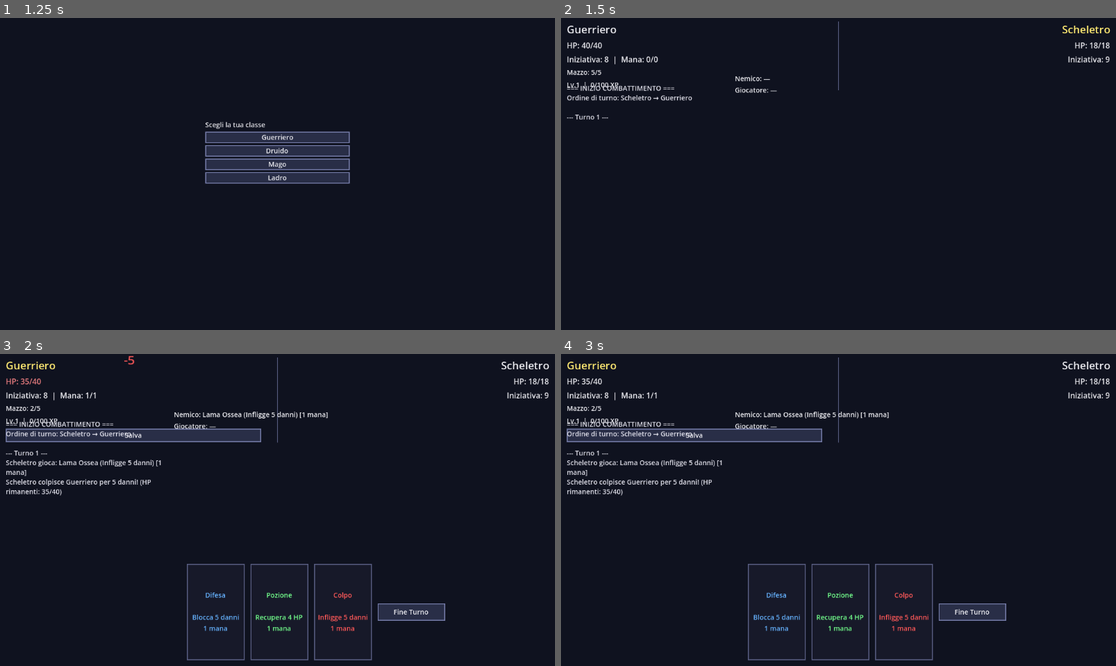
Above: before the commit, frames 1-4 (two rows, left to right).
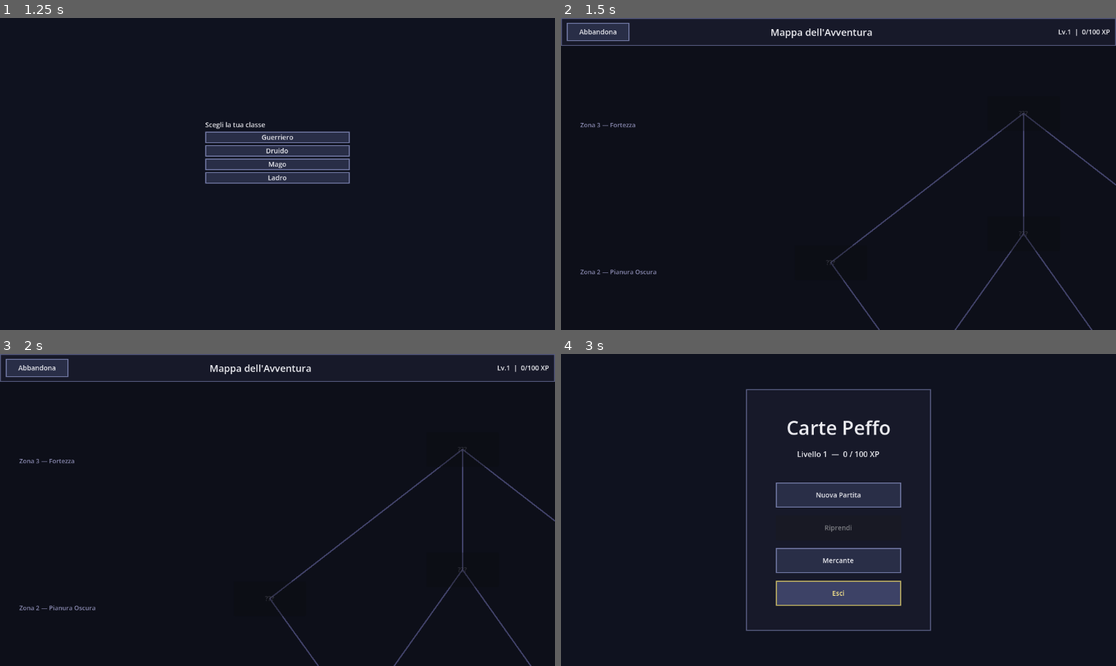
Above: after the commit, the same moments.

Repository: Dreeko1/Card-Game-GD
Game: Godot game, scene res://scenes/main_menu.tscn
Two runs of this game, one before a commit and one after it. Both use one fixed random seed, a clock stepped at 60 frames per second and the inputs below.
Inputs (mouse positions are in pixels of both pictures, inside the frame that each line leads up to):
- Up to frame 1 (1.25 s): click "Nuova Partita" at 0.5 s
- Up to frame 2 (1.5 s): click "Guerriero" at 1.25 s
- Up to frame 3 (2 s): no input
- Up to frame 4 (3 s): click (694, 435) at 2 s, where only the run before the commit has a clickable "Salva"; click (599, 366) at 2.75 s, where only the run after the commit has a clickable "Abbandona"

Frame 1 is identical in both runs. In frame 2, 3.6% of the frame differs, in the area x 0-100%, y 0-100%; in frame 3, 8.3%; in frame 4, 12%, in the area x 1-99%, y 1-99%.

Commit message:
Punto 11: mappa dell'avventura a nodi
- MapNodeData: classe dati nodo (zona, nemico, stato: bloccato/disponibile/completato, connessioni)
- MapManager autoload: genera mappa fissa 6 nodi (2 zona1 + 3 zona2 + 1 boss zona3), salva/carica stato
- world_map.tscn/gd: UI con nodi clickabili in layout isometrico, linee di connessione Line2D,
  etichette di zona, HUD con XP/livello; overlay finale quando la mappa è completata
- Flusso completo: Nuova Partita → selezione classe → mappa → nodo → combattimento → reward → mappa
- Riprendi: se has_map() va alla mappa, se has_run() riprende il combattimento
- Sconfitta: map_mode=false, clear_map, torna al menu
- game_manager: map_mode, pending_combat, map_enemy_type, map_current_node_id (salvati nel run save)
- save_manager: save/load/clear mappa, has_map()
- reward_screen: dopo scelta ricompensa torna alla mappa se map_mode

https://claude.ai/code/session_019P7p6ZaqQwo2DPN3Au32aR

Diff:
--- a/project.godot
+++ b/project.godot
@@ -20,6 +20,7 @@
 GameManager="*res://scripts/game_manager.gd"
 SaveManager="*res://scripts/save_manager.gd"
 RewardManager="*res://scripts/reward_manager.gd"
+MapManager="*res://scripts/map_manager.gd"
 
 [gui]
 
--- /dev/null
+++ b/scenes/world_map.tscn
@@ -0,0 +1,66 @@
+[gd_scene load_steps=2 format=3]
+
+[ext_resource type="Script" path="res://scripts/world_map.gd" id="1_wmap"]
+
+[node name="WorldMap" type="Control"]
+layout_mode = 3
+anchors_preset = 15
+anchor_right = 1.0
+anchor_bottom = 1.0
+grow_horizontal = 2
+grow_vertical = 2
+script = ExtResource("1_wmap")
+
+[node name="Background" type="ColorRect" parent="."]
+layout_mode = 1
+anchors_preset = 15
+anchor_right = 1.0
+anchor_bottom = 1.0
+grow_horizontal = 2
+grow_vertical = 2
+color = Color(0.05, 0.06, 0.1, 1)
+
+[node name="HUD" type="Panel" parent="."]
+layout_mode = 1
+anchor_right = 1.0
+offset_bottom = 58.0
+grow_horizontal = 2
+
+[node name="HBox" type="HBoxContainer" parent="HUD"]
+layout_mode = 1
+anchors_preset = 15
+anchor_right = 1.0
+anchor_bottom = 1.0
+grow_horizontal = 2
+grow_vertical = 2
+offset_left = 12.0
+offset_right = -12.0
+theme_override_constants/separation = 12
+
+[node name="AbandonBtn" type="Button" parent="HUD/HBox"]
+layout_mode = 2
+custom_minimum_size = Vector2(130, 38)
+size_flags_vertical = 4
+text = "Abbandona"
+
+[node name="TitleLabel" type="Label" parent="HUD/HBox"]
+layout_mode = 2
+size_flags_horizontal = 3
+text = "Mappa dell'Avventura"
+horizontal_alignment = 1
+vertical_alignment = 1
+theme_override_font_sizes/font_size = 20
+
+[node name="PlayerInfoLabel" type="Label" parent="HUD/HBox"]
+layout_mode = 2
+custom_minimum_size = Vector2(200, 0)
+horizontal_alignment = 2
+vertical_alignment = 1
+
+[node name="MapContainer" type="Control" parent="."]
+layout_mode = 1
+anchor_right = 1.0
+anchor_bottom = 1.0
+offset_top = 58.0
+grow_horizontal = 2
+grow_vertical = 2
--- a/scripts/game_manager.gd
+++ b/scripts/game_manager.gd
@@ -38,6 +38,10 @@
 var player_level: int = 1
 var player_xp: int = 0
 var pending_resume: bool = false
+var map_mode: bool = false
+var pending_combat: bool = false
+var map_enemy_type: EnemyData.Type = EnemyData.Type.GOBLIN
+var map_current_node_id: int = -1
 
 
 func _ready() -> void:
@@ -296,6 +300,8 @@
 			"enemy_type": int(enemy_type),
 			"enemy_hp": enemy.health,
 			"turn": current_turn,
+			"map_mode": map_mode,
+			"map_current_node_id": map_current_node_id,
 		})
 
 
@@ -305,6 +311,8 @@
 		return
 	player_class = data.get("player_class", CharacterClass.Type.GUERRIERO)
 	enemy_type = data.get("enemy_type", EnemyData.Type.GOBLIN)
+	map_mode = data.get("map_mode", false)
+	map_current_node_id = data.get("map_current_node_id", -1)
 	player = CharacterClass.build_combatant(player_class)
 	_apply_meta_to_player(false)
 	player.health = data.get("player_hp", player.max_health)
--- a/scripts/main.gd
+++ b/scripts/main.gd
@@ -64,8 +64,17 @@
 	player_stats_panel.add_child(player_xp_label)
 	_create_save_button()
 
-	if GameManager.pending_resume:
+	if GameManager.map_mode and GameManager.pending_combat:
+		GameManager.pending_combat = false
+		class_selection.visible = false
+		game_ui.visible = true
+		_clear_player_hand()
+		_reset_visual_state()
+		GameManager.new_game(GameManager.player_class, GameManager.map_enemy_type)
+	elif GameManager.pending_resume:
 		GameManager.pending_resume = false
+		if SaveManager.has_map():
+			MapManager.load_map()
 		class_selection.visible = false
 		game_ui.visible = true
 		GameManager.load_game()
@@ -104,10 +113,18 @@
 	if _last_xp_gain > 0:
 		get_tree().change_scene_to_file("res://scenes/reward_screen.tscn")
 	else:
+		if GameManager.map_mode:
+			GameManager.map_mode = false
+			SaveManager.clear_map()
 		get_tree().change_scene_to_file("res://scenes/main_menu.tscn")
 
 
 func _select_class(type: CharacterClass.Type) -> void:
+	if GameManager.map_mode:
+		GameManager.player_class = type
+		MapManager.generate_new_map()
+		get_tree().change_scene_to_file("res://scenes/world_map.tscn")
+		return
 	class_selection.visible = false
 	game_ui.visible = true
 	var random_enemy: EnemyData.Type = EnemyData.Type.values().pick_random()
--- a/scripts/main_menu.gd
+++ b/scripts/main_menu.gd
@@ -11,7 +11,7 @@
 	btn_resume.pressed.connect(_on_resume)
 	$CenterContainer/PanelContainer/MarginContainer/VBoxContainer/BtnMerchant.pressed.connect(_on_merchant)
 	$CenterContainer/PanelContainer/MarginContainer/VBoxContainer/BtnQuit.pressed.connect(_on_quit)
-	btn_resume.disabled = not SaveManager.has_run()
+	btn_resume.disabled = not (SaveManager.has_run() or SaveManager.has_map())
 
 
 func _update_level_display(level: int, xp: int) -> void:
@@ -24,13 +24,22 @@
 
 func _on_new_game() -> void:
 	SaveManager.clear_run()
+	SaveManager.clear_map()
 	GameManager.pending_resume = false
+	GameManager.map_mode = true
 	get_tree().change_scene_to_file("res://scenes/main.tscn")
 
 
 func _on_resume() -> void:
-	GameManager.pending_resume = true
-	get_tree().change_scene_to_file("res://scenes/main.tscn")
+	if SaveManager.has_run():
+		# Riprende il combattimento (eventualmente dentro una run da mappa)
+		GameManager.pending_resume = true
+		get_tree().change_scene_to_file("res://scenes/main.tscn")
+	elif SaveManager.has_map():
+		# Riprende dalla mappa (nessun combattimento in corso)
+		GameManager.map_mode = true
+		MapManager.load_map()
+		get_tree().change_scene_to_file("res://scenes/world_map.tscn")
 
 
 func _on_merchant() -> void:
--- /dev/null
+++ b/scripts/map_manager.gd
@@ -0,0 +1,108 @@
+extends Node
+
+# Layout fisso: 6 nodi su 3 zone di difficoltà crescente.
+# Zone 1 (2 nodi) → Zone 2 (3 nodi) → Zone 3 boss (1 nodo)
+#
+# Connessioni:
+#   0 → [2, 3]
+#   1 → [3, 4]
+#   2 → [5]
+#   3 → [5]
+#   4 → [5]
+
+var nodes: Array[MapNodeData] = []
+var map_cleared: bool = false
+
+
+func generate_new_map() -> void:
+	nodes.clear()
+	map_cleared = false
+
+	var t1: Array[EnemyData.Type] = EnemyData.enemies_by_difficulty(1)
+	var t2: Array[EnemyData.Type] = EnemyData.enemies_by_difficulty(2)
+	var t3: Array[EnemyData.Type] = EnemyData.enemies_by_difficulty(3)
+	t1.shuffle()
+	t2.shuffle()
+	t3.shuffle()
+
+	_make(0, 1, 0, t1[0])
+	_make(1, 1, 1, t1[1 % t1.size()])
+	_make(2, 2, 0, t2[0])
+	_make(3, 2, 1, t2[1 % t2.size()])
+	_make(4, 2, 2, t2[2 % t2.size()])
+	_make(5, 3, 0, t3.pick_random())
+
+	nodes[0].connections = [2, 3]
+	nodes[1].connections = [3, 4]
+	nodes[2].connections = [5]
+	nodes[3].connections = [5]
+	nodes[4].connections = [5]
+	nodes[5].connections = []
+
+	nodes[0].state = MapNodeData.State.AVAILABLE
+	nodes[1].state = MapNodeData.State.AVAILABLE
+
+	_save()
+
+
+func complete_node(node_id: int) -> void:
+	var n := get_node_by_id(node_id)
+	if n == null:
+		return
+	n.state = MapNodeData.State.COMPLETED
+	for conn_id in n.connections:
+		var conn := get_node_by_id(conn_id)
+		if conn != null and conn.state == MapNodeData.State.LOCKED:
+			conn.state = MapNodeData.State.AVAILABLE
+	if node_id == 5:
+		map_cleared = true
+	_save()
+
+
+func load_map() -> bool:
+	var data := SaveManager.load_map_data()
+	if data.is_empty():
+		return false
+	nodes.clear()
+	map_cleared = data.get("cleared", false)
+	for nd: Dictionary in data.get("nodes", []):
+		var n := MapNodeData.new()
+		n.id = nd["id"]
+		n.zone = nd["zone"]
+		n.col = nd["col"]
+		n.enemy_type = nd["enemy_type"] as EnemyData.Type
+		n.state = nd["state"] as MapNodeData.State
+		n.connections.assign(nd["connections"])
+		nodes.append(n)
+	return true
+
+
+func get_node_by_id(id: int) -> MapNodeData:
+	for n in nodes:
+		if n.id == id:
+			return n
+	return null
+
+
+func _make(id: int, zone: int, col: int, enemy: EnemyData.Type) -> void:
+	var n := MapNodeData.new()
+	n.id = id
+	n.zone = zone
+	n.col = col
+	n.enemy_type = enemy
+	n.state = MapNodeData.State.LOCKED
+	nodes.append(n)
+
+
+func _save() -> void:
+	var node_data: Array = []
+	for n in nodes:
+		node_data.append({
+			"id": n.id,
+			"zone": n.zone,
+			"col": n.col,
+			"enemy_type": int(n.enemy_type),
+			"state": int(n.state),
+			"connections": Array(n.connections),
+		})
+	SaveManager.save_map_data(node_data, map_cleared)
--- /dev/null
+++ b/scripts/map_node_data.gd
@@ -0,0 +1,11 @@
+class_name MapNodeData
+extends RefCounted
+
+enum State { LOCKED, AVAILABLE, COMPLETED }
+
+var id: int = 0
+var zone: int = 1
+var col: int = 0
+var enemy_type: EnemyData.Type = EnemyData.Type.GOBLIN
+var state: State = State.LOCKED
+var connections: Array[int] = []
--- a/scripts/reward_screen.gd
+++ b/scripts/reward_screen.gd
@@ -20,4 +20,8 @@
 
 func _on_reward_chosen(option: Dictionary) -> void:
 	RewardManager.apply_reward(option)
-	get_tree().change_scene_to_file("res://scenes/main_menu.tscn")
+	if GameManager.map_mode and GameManager.map_current_node_id >= 0:
+		MapManager.complete_node(GameManager.map_current_node_id)
+		get_tree().change_scene_to_file("res://scenes/world_map.tscn")
+	else:
+		get_tree().change_scene_to_file("res://scenes/main_menu.tscn")
--- a/scripts/save_manager.gd
+++ b/scripts/save_manager.gd
@@ -90,3 +90,40 @@
 	if cfg.load(SAVE_PATH) != OK:
 		return []
 	return cfg.get_value("cards", "unlocked", [])
+
+
+func save_map_data(node_data: Array, cleared: bool) -> void:
+	var cfg := ConfigFile.new()
+	cfg.load(SAVE_PATH)
+	cfg.set_value("map", "exists", true)
+	cfg.set_value("map", "cleared", cleared)
+	cfg.set_value("map", "nodes", node_data)
+	cfg.save(SAVE_PATH)
+
+
+func load_map_data() -> Dictionary:
+	var cfg := ConfigFile.new()
+	if cfg.load(SAVE_PATH) != OK:
+		return {}
+	if not cfg.get_value("map", "exists", false):
+		return {}
+	return {
+		"nodes": cfg.get_value("map", "nodes", []),
+		"cleared": cfg.get_value("map", "cleared", false),
+	}
+
+
+func has_map() -> bool:
+	var cfg := ConfigFile.new()
+	if cfg.load(SAVE_PATH) != OK:
+		return false
+	return cfg.get_value("map", "exists", false) and \
+		not cfg.get_value("map", "cleared", false)
+
+
+func clear_map() -> void:
+	var cfg := ConfigFile.new()
+	cfg.load(SAVE_PATH)
+	if cfg.has_section("map"):
+		cfg.erase_section("map")
+	cfg.save(SAVE_PATH)
--- /dev/null
+++ b/scripts/world_map.gd
@@ -0,0 +1,168 @@
+extends Control
+
+# Posizioni centrali di ogni nodo sulla MapContainer (1920×1020 usabile sotto l'HUD).
+# Layout isometrico: zone basse = facili, zone alte = difficili.
+const NODE_POSITIONS := [
+	[],                                                                   # zone 0 inutilizzata
+	[Vector2(740, 700), Vector2(1180, 700)],                             # zone 1
+	[Vector2(560, 450), Vector2(960, 390), Vector2(1360, 450)],         # zone 2
+	[Vector2(960, 140)],                                                  # zone 3 (boss)
+]
+
+const NODE_SIZE := Vector2(150, 72)
+
+const ZONE_LABELS := [
+	"", "Zona 1 — Bosco", "Zona 2 — Pianura Oscura", "Zona 3 — Fortezza"
+]
+
+var _node_buttons: Dictionary = {}
+
+@onready var map_container: Control = $MapContainer
+@onready var player_info_label: Label = $HUD/HBox/PlayerInfoLabel
+@onready var abandon_btn: Button = $HUD/HBox/AbandonBtn
+
+
+func _ready() -> void:
+	abandon_btn.pressed.connect(_on_abandon)
+	_update_hud()
+	_add_zone_labels()
+	_draw_connections()
+	_create_node_buttons()
+	_refresh_nodes()
+	if MapManager.map_cleared:
+		_show_cleared_overlay()
+
+
+func _update_hud() -> void:
+	var xp_in_lv := GameManager.player_xp - (GameManager.player_level - 1) * 100
+	player_info_label.text = "Lv.%d  |  %d/100 XP" % [GameManager.player_level, xp_in_lv]
+
+
+func _add_zone_labels() -> void:
+	var y_offsets := [710.0, 460.0, 155.0]
+	for i in 3:
+		var lbl := Label.new()
+		lbl.text = ZONE_LABELS[i + 1]
+		lbl.position = Vector2(40.0, y_offsets[i])
+		lbl.add_theme_font_size_override("font_size", 13)
+		lbl.modulate = Color(0.6, 0.6, 0.75)
+		map_container.add_child(lbl)
+
+
+func _draw_connections() -> void:
+	for node: MapNodeData in MapManager.nodes:
+		var from := _center_of(node)
+		for conn_id: int in node.connections:
+			var to_node := MapManager.get_node_by_id(conn_id)
+			if to_node == null:
+				continue
+			var line := Line2D.new()
+			line.add_point(from)
+			line.add_point(_center_of(to_node))
+			line.width = 3.0
+			line.default_color = Color(0.35, 0.35, 0.55, 0.7)
+			map_container.add_child(line)
+
+
+func _create_node_buttons() -> void:
+	for node: MapNodeData in MapManager.nodes:
+		var btn := Button.new()
+		btn.custom_minimum_size = NODE_SIZE
+		btn.position = _center_of(node) - NODE_SIZE / 2.0
+		btn.autowrap_mode = TextServer.AUTOWRAP_WORD
+		map_container.add_child(btn)
+		_node_buttons[node.id] = btn
+		var nid := node.id
+		btn.pressed.connect(_on_node_pressed.bind(nid))
+
+
+func _refresh_nodes() -> void:
+	for id: int in _node_buttons:
+		var node := MapManager.get_node_by_id(id)
+		var btn: Button = _node_buttons[id]
+		match node.state:
+			MapNodeData.State.LOCKED:
+				btn.disabled = true
+				btn.modulate = Color(0.4, 0.4, 0.45)
+				btn.text = "???"
+			MapNodeData.State.AVAILABLE:
+				btn.disabled = false
+				btn.modulate = Color(1.0, 1.0, 1.0)
+				btn.text = _node_label(node)
+			MapNodeData.State.COMPLETED:
+				btn.disabled = true
+				btn.modulate = Color(0.3, 0.78, 0.3)
+				btn.text = "✓ " + EnemyData.DATA[node.enemy_type]["name"]
+
+
+func _center_of(node: MapNodeData) -> Vector2:
+	return NODE_POSITIONS[node.zone][node.col]
+
+
+func _node_label(node: MapNodeData) -> String:
+	var d: Dictionary = EnemyData.DATA[node.enemy_type]
+	var diff: int = d["difficulty"]
+	return "%s\n%s%s" % [d["name"], "★".repeat(diff), "☆".repeat(3 - diff)]
+
+
+func _on_node_pressed(node_id: int) -> void:
+	var node := MapManager.get_node_by_id(node_id)
+	GameManager.map_enemy_type = node.enemy_type
+	GameManager.map_current_node_id = node_id
+	GameManager.pending_combat = true
+	get_tree().change_scene_to_file("res://scenes/main.tscn")
+
+
+func _on_abandon() -> void:
+	GameManager.map_mode = false
+	SaveManager.clear_map()
+	get_tree().change_scene_to_file("res://scenes/main_menu.tscn")
+
+
+func _show_cleared_overlay() -> void:
+	var overlay := ColorRect.new()
+	overlay.color = Color(0.0, 0.0, 0.0, 0.78)
+	overlay.set_anchors_preset(Control.PRESET_FULL_RECT)
+	add_child(overlay)
+
+	var panel := PanelContainer.new()
+	panel.set_anchors_preset(Control.PRESET_CENTER)
+	panel.offset_left = -220.0
+	panel.offset_top = -160.0
+	panel.offset_right = 220.0
+	panel.offset_bottom = 160.0
+	add_child(panel)
+
+	var margin := MarginContainer.new()
+	margin.add_theme_constant_override("margin_left", 32)
+	margin.add_theme_constant_override("margin_right", 32)
+	margin.add_theme_constant_override("margin_top", 28)
+	margin.add_theme_constant_override("margin_bottom", 28)
+	panel.add_child(margin)
+
+	var vbox := VBoxContainer.new()
+	vbox.add_theme_constant_override("separation", 18)
+	vbox.alignment = BoxContainer.ALIGNMENT_CENTER
+	margin.add_child(vbox)
+
+	var title := Label.new()
+	title.text = "Avventura completata!"
+	title.horizontal_alignment = HORIZONTAL_ALIGNMENT_CENTER
+	title.add_theme_font_size_override("font_size", 34)
+	vbox.add_child(title)
+
+	var sub := Label.new()
+	sub.text = "Hai sconfitto tutti i nemici della mappa.\nInizia una nuova avventura dal menu principale."
+	sub.horizontal_alignment = HORIZONTAL_ALIGNMENT_CENTER
+	vbox.add_child(sub)
+
+	var btn := Button.new()
+	btn.text = "Menu Principale"
+	btn.custom_minimum_size = Vector2(220, 50)
+	btn.size_flags_horizontal = Control.SIZE_SHRINK_CENTER
+	vbox.add_child(btn)
+	btn.pressed.connect(func() -> void:
+		GameManager.map_mode = false
+		SaveManager.clear_map()
+		get_tree().change_scene_to_file("res://scenes/main_menu.tscn")
+	)
